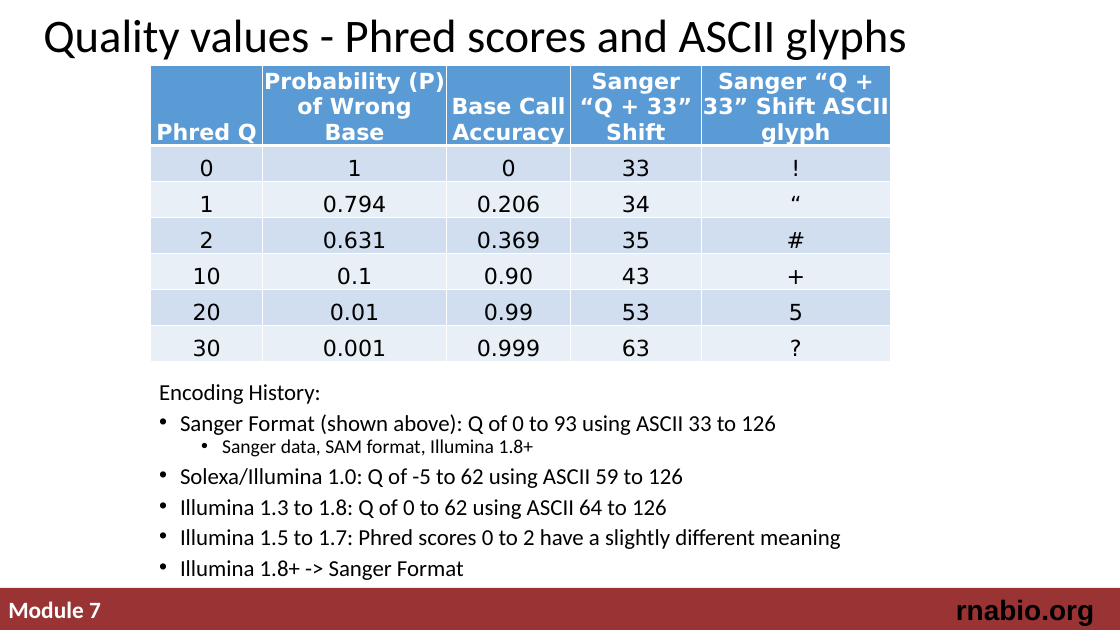
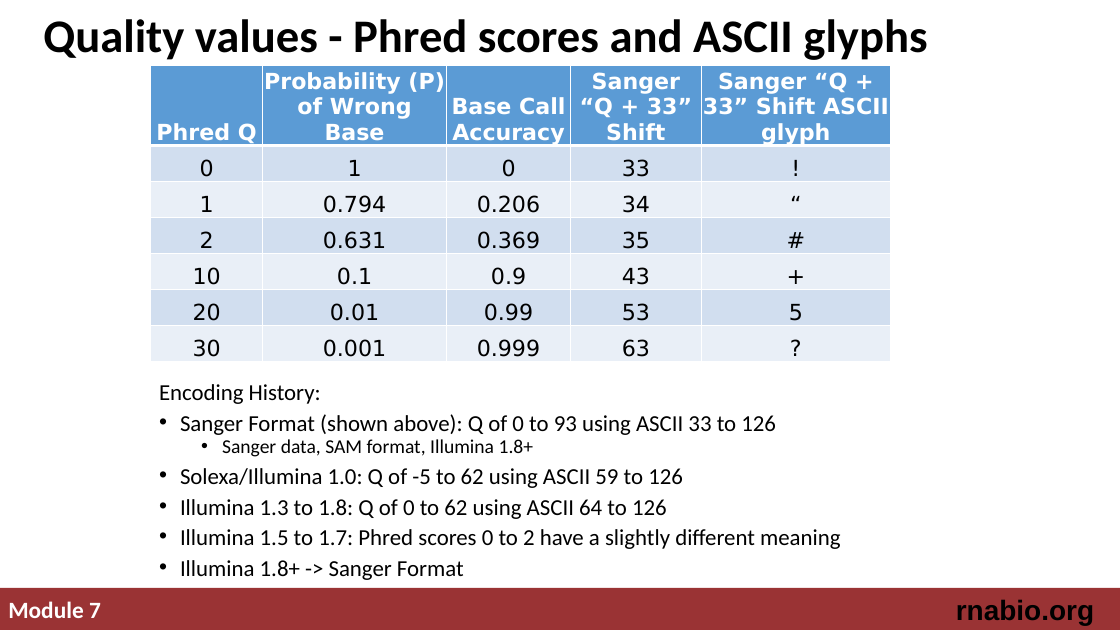
Before and after one commit to griffithlab/rnabio.org, a slide deck: slide 5 of assets/lectures/cbw-cshl/2019/mini/RNASeq_MiniLecture_07_FASTA_FASTQ_GTF.pptx. Drawn at 1120x630 pixels with LibreOffice and Linux fonts; fonts in the diff are those of the drawing. Boxes give left, top, right and bottom in pixels: in the first picture for what was removed or moved away, otherwise in the second. Text is boxed around its words. In the diff, an @@ line names an element or a change of style, - is before the commit and + after.

```diff
--- a/assets/lectures/cbw-cshl/2019/mini/RNASeq_MiniLecture_07_FASTA_FASTQ_GTF.pptx
+++ b/assets/lectures/cbw-cshl/2019/mini/RNASeq_MiniLecture_07_FASTA_FASTQ_GTF.pptx
@@ title "Quality values - Phred scores ..." at (x1=43, y1=19, x2=927, y2=60): bold on @@
@@ table at (x1=150, y1=66, x2=891, y2=363) @@
-row 5, column 3: 0.90
+row 5, column 3: 0.9
```
Also in this commit, not shown: 5 other slides changed.
